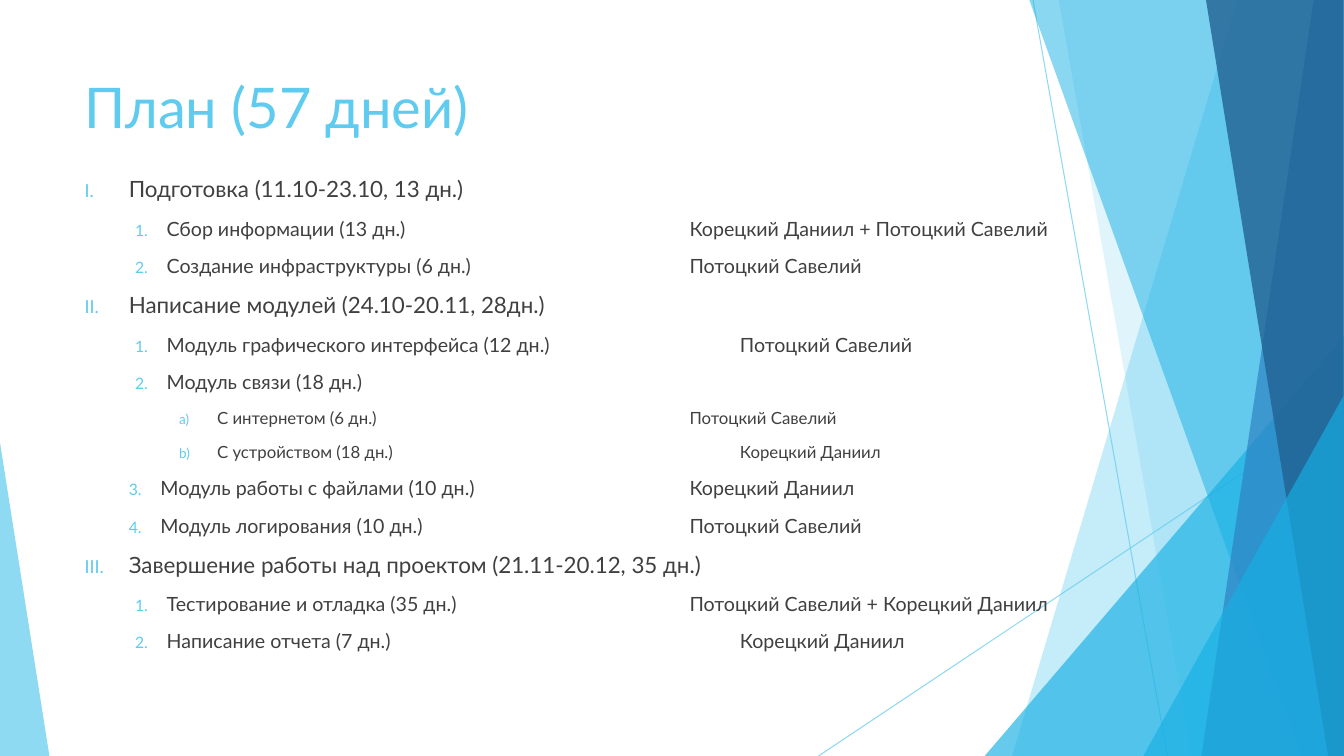
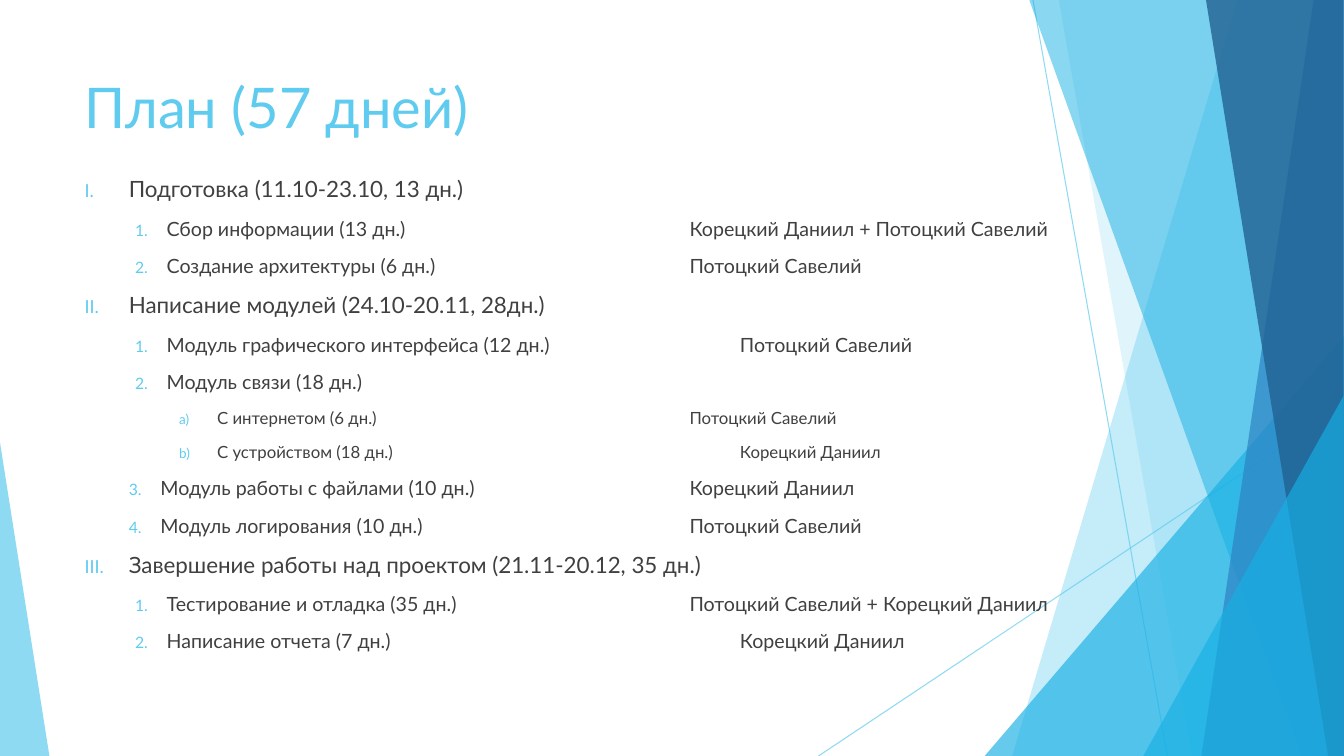
Before and after one commit to SavaLione/Radix, a slide deck: slide 7 of assets/architecture/Radix.pptx. Drawn at 1344x756 pixels with LibreOffice and Linux fonts; fonts in the diff are those of the drawing. Boxes give left, top, right and bottom in pixels: in the first picture for what was removed or moved away, otherwise in the second. Text is boxed around its words. In the diff, an @@ line names an element or a change of style, - is before the commit and + after.

Commit message:
Update: Presentation

```diff
--- a/assets/architecture/Radix.pptx
+++ b/assets/architecture/Radix.pptx
@@ text at [167, 258, 862, 277]: text changed @@
-  2. Создание инфраструктуры (6 дн.) Потоцкий Савелий
+  2. Создание архитектуры (6 дн.) Потоцкий Савелий
```
Also in this commit, not shown: 1 slide added, 1 slide removed.
